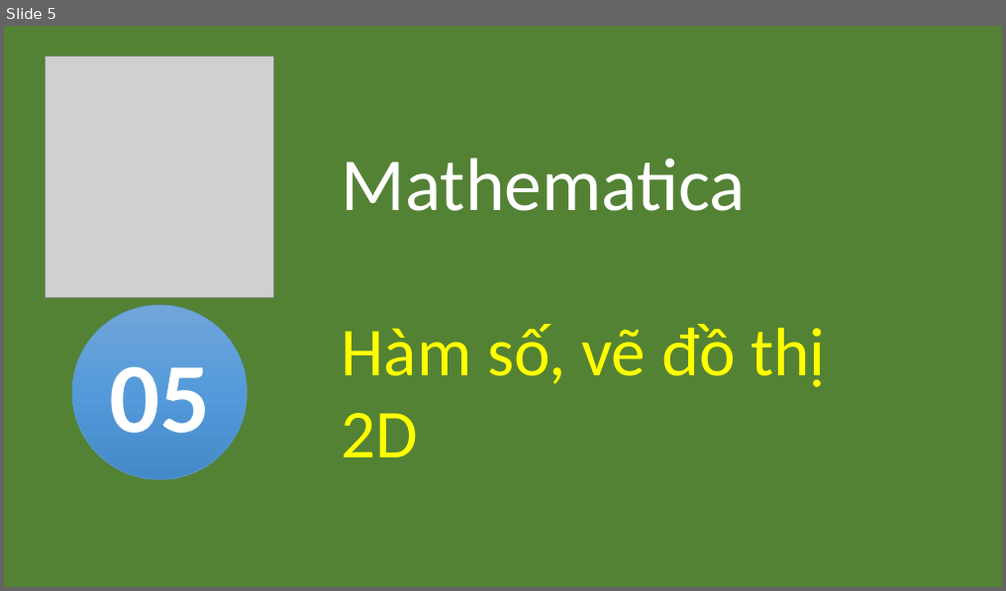
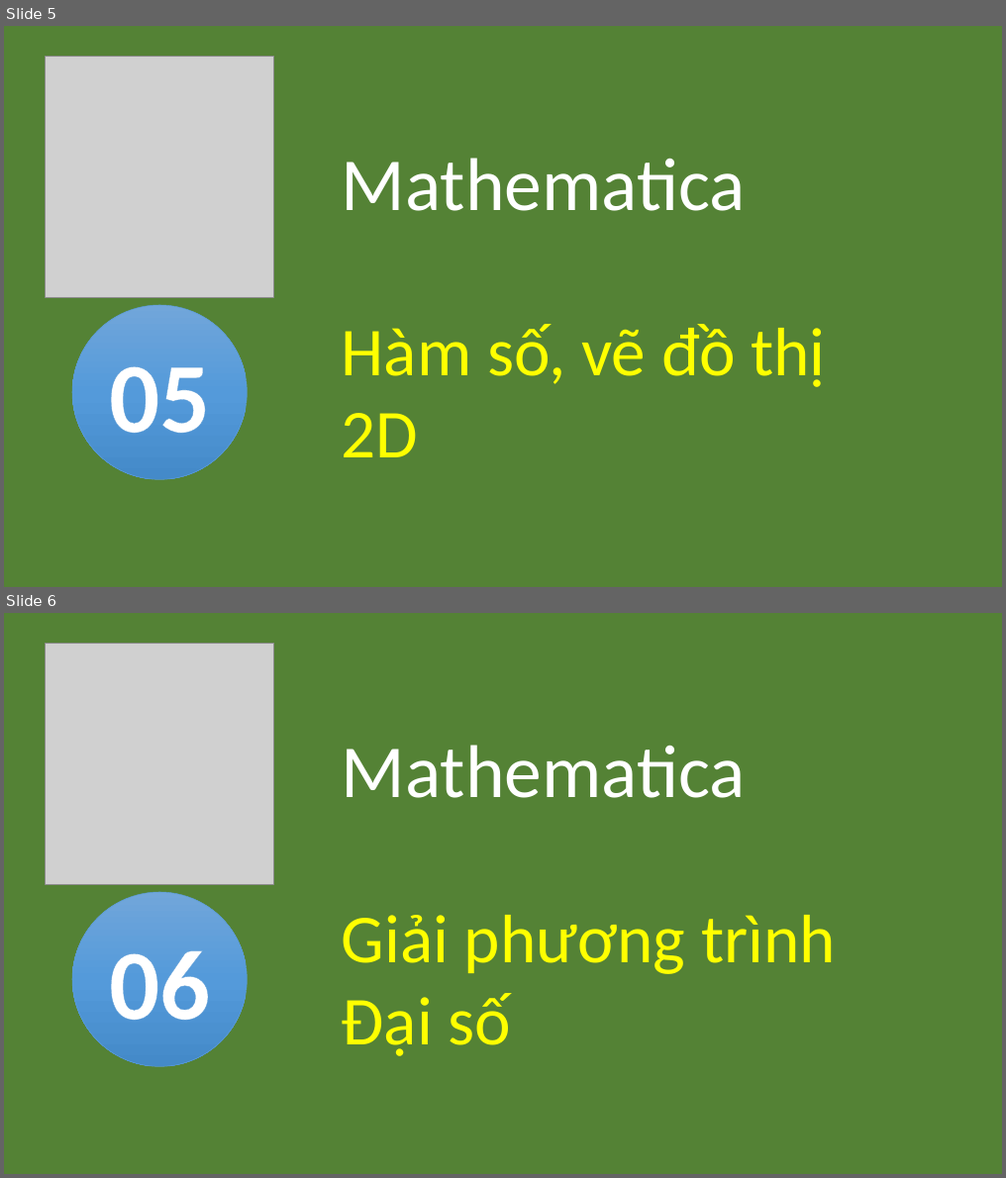
Before and after one commit to xuanthulabnet/mathematica, a slide deck: math-tutorial.pptx. Shown one above the other, each under a label of ours: slide 5 before the commit, slides 5 and 6 after it. The pictures are 1006x591 and 1006x1178 pixels, drawn with LibreOffice and Linux fonts; fonts in the diff are those of the drawing; grey boxes stand for pictures. Boxes give left, top, right and bottom in pixels: in the first picture for what was removed or moved away, otherwise in the second. Text is boxed around its words. In the diff, an @@ line names an element or a change of style, - is before the commit and + after.

```diff
--- a/math-tutorial.pptx
+++ b/math-tutorial.pptx
@@ slide 6 added at (4,613,1002,1174), background #FFFFFF @@
@@ rectangle added at (4,613,1002,1174), fill #548235 @@
@@ picture added at (46,643,274,884) @@
@@ text added at (342,745,836,1057), 66 pt, text #FFFF00 @@
+Mathematica
+Giải phương trình Đại số
@@ ellipse added at (72,892,247,1066), fill gradient #71A6DB to #559BDB to #448ACA, outline #5B9BD5 0.5 pt, 96 pt, text #FFFFFF, bold @@
+06
```
Also in this commit, not shown: 5 other slides added, 7 other files.
